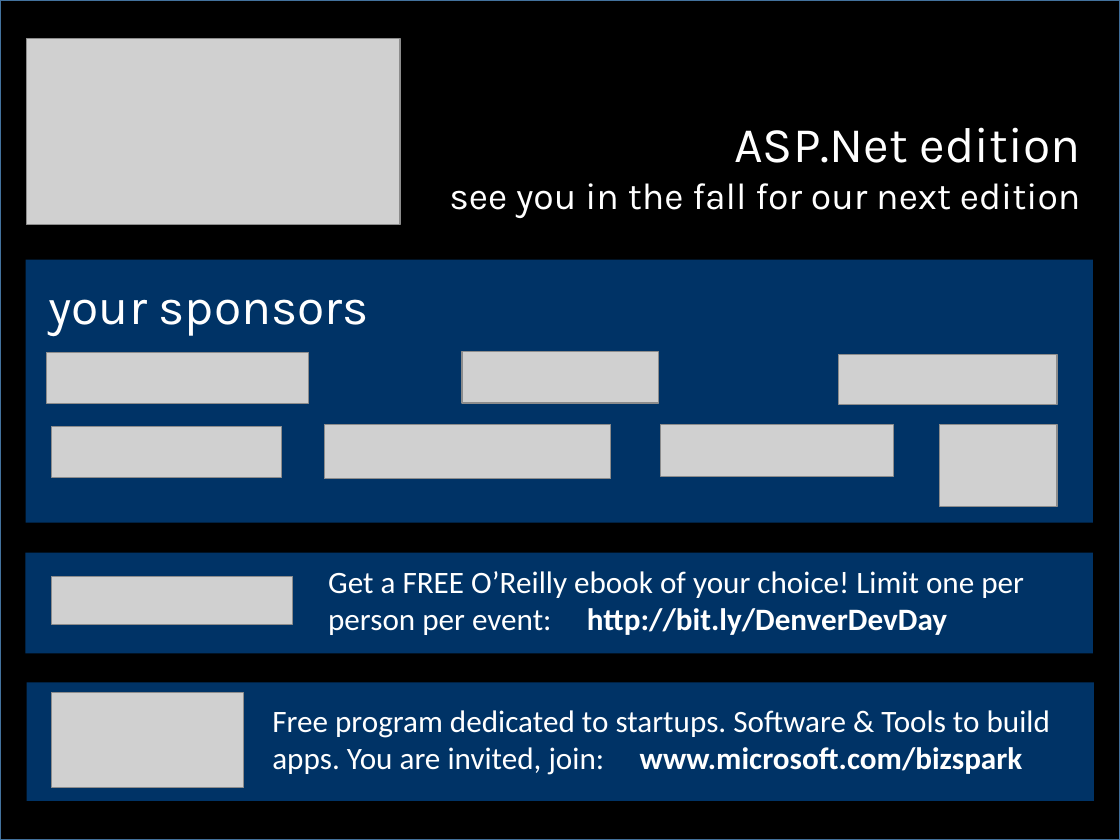
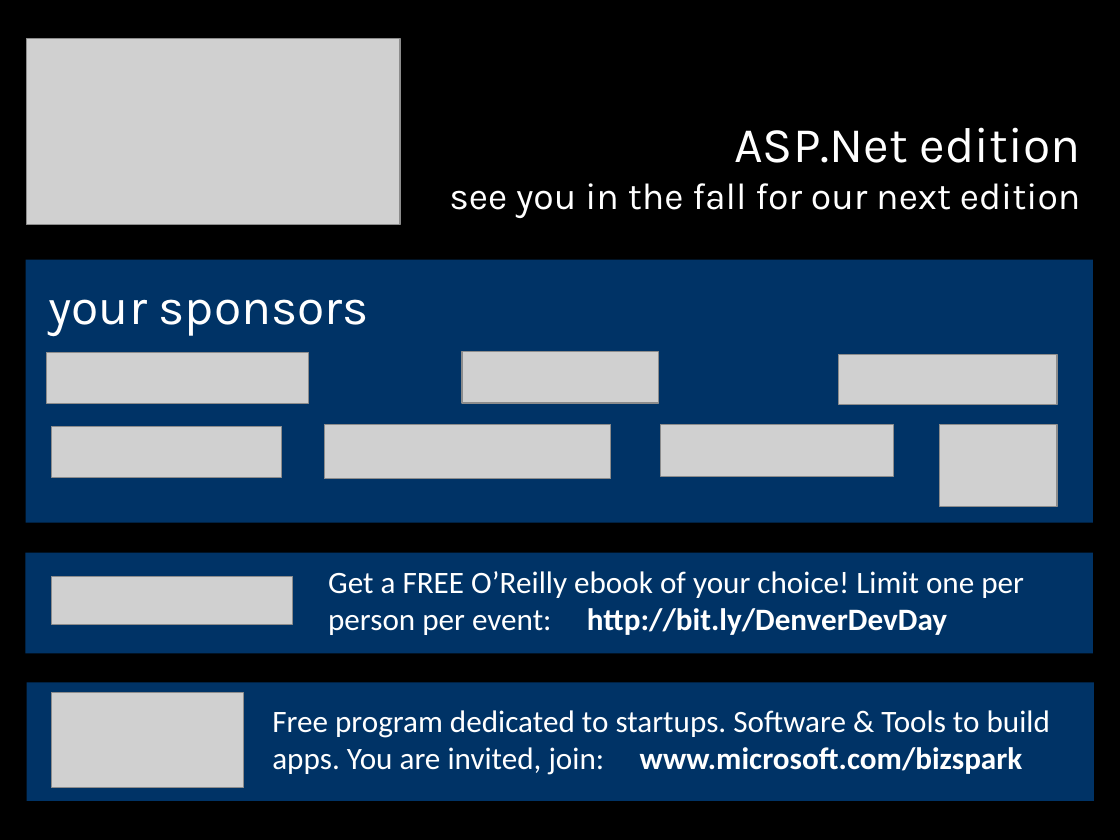
Before and after one commit to VolareSoftware/Presentations, a slide deck: slide 1 of Introduction to ASP.NET MVC - Denver Dev Days/Introduction to ASP.NET MVC.pptx. Drawn at 1120x840 pixels with LibreOffice and Linux fonts; fonts in the diff are those of the drawing; grey boxes stand for pictures. Boxes give left, top, right and bottom in pixels: in the first picture for what was removed or moved away, otherwise in the second. Text is boxed around its words. In the diff, an @@ line names an element or a change of style, - is before the commit and + after.

Commit message:
fix sponsor slide

```diff
--- a/Introduction to ASP.NET MVC - Denver Dev Days/Introduction to ASP.NET MVC.pptx
+++ b/Introduction to ASP.NET MVC - Denver Dev Days/Introduction to ASP.NET MVC.pptx
@@ rectangle at <box>0,0,1120,840</box>: outline #43739E 1 pt to #000000 1 pt @@
```
